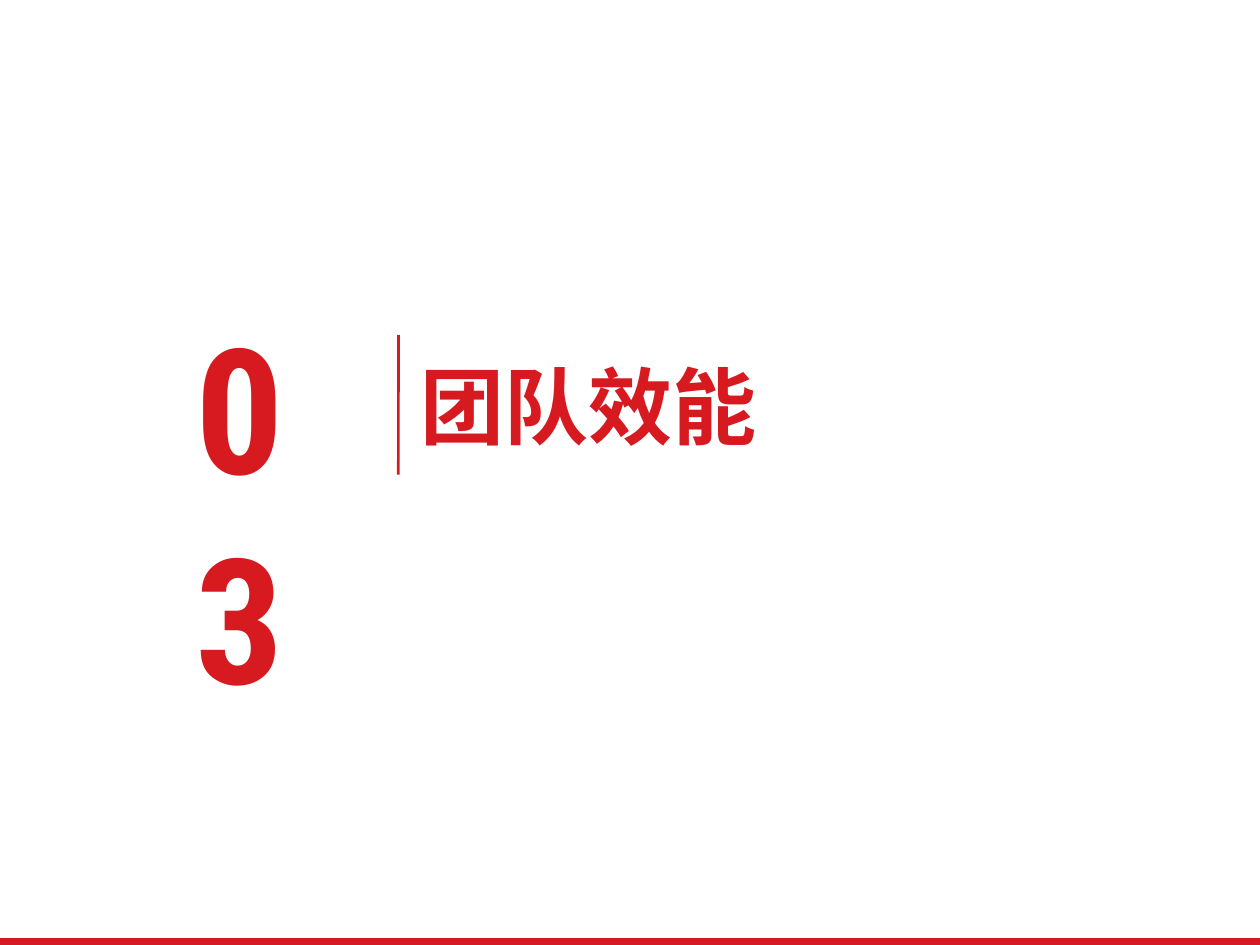
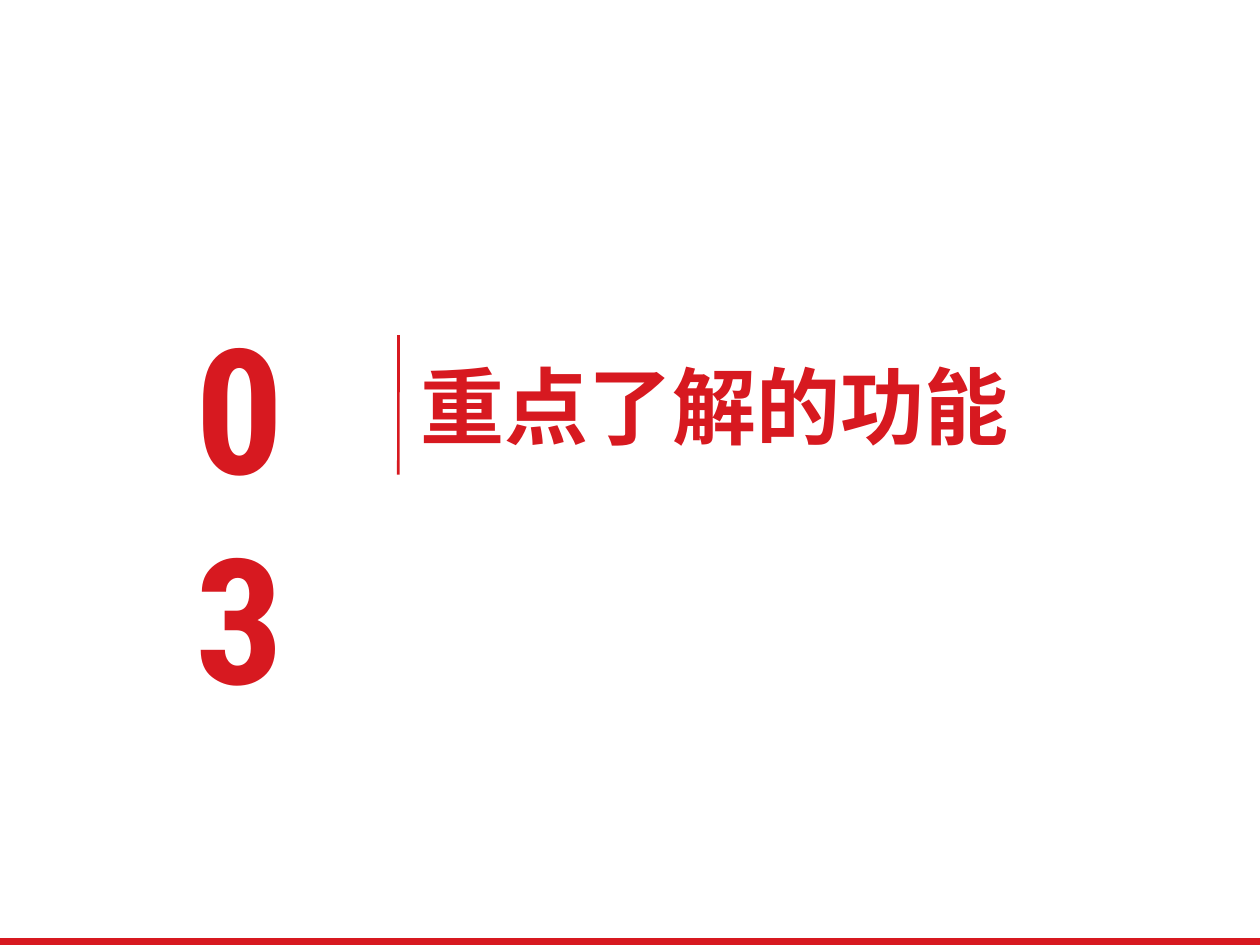
Before and after one commit to Yuchaocheng/canvas, a slide deck: slide 13 of canvas基础分享.pptx (slide 26 before the commit). Drawn at 1260x945 pixels with LibreOffice and Linux fonts; fonts in the diff are those of the drawing; background and template pictures are left out. Boxes give left, top, right and bottom in pixels: in the first picture for what was removed or moved away, otherwise in the second. Text is boxed around its words. In the diff, an @@ line names an element or a change of style, - is before the commit and + after.

```diff
--- a/canvas基础分享.pptx
+++ b/canvas基础分享.pptx
@@ text at (x1=420, y1=366, x2=1008, y2=446): text changed @@
-团队效能
+重点了解的功能
```
Also in this commit, not shown: 1 other slide changed, 14 slides added, 26 slides removed.
